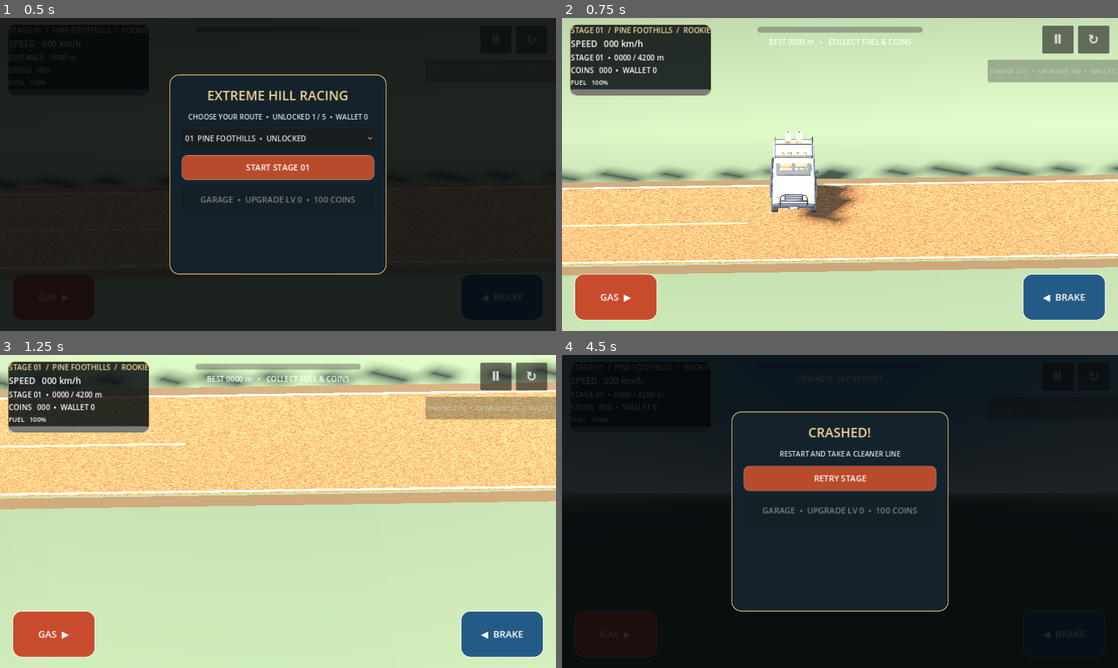
Above: before the commit, frames 1-4 (two rows, left to right).
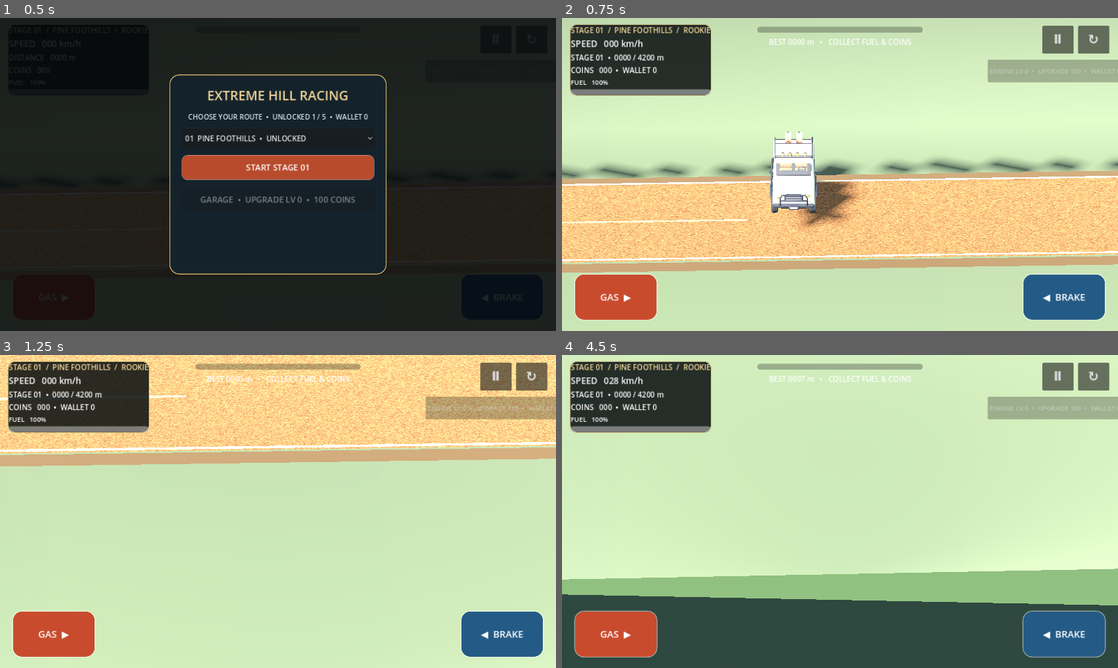
Above: after the commit, the same moments.

Repository: mahdialloui01-art/Extreme-Hill-Racing
Game: Godot game, scene res://scenes/main.tscn
Same seed, same stepped clock (60 frames per second), same inputs: the game is played once before the commit and once after it.
Inputs (mouse positions are in pixels of both pictures, inside the frame that each line leads up to):
- Up to frame 1 (0.5 s): no input
- Up to frame 2 (0.75 s): click "START STAGE 01" at 0.5 s
- Up to frame 3 (1.25 s): no input
- Up to frame 4 (4.5 s): hold Right 1.28-2 s; click (840, 477) at 2 s, where only the run after the commit has a clickable "RETRY STAGE"; click (840, 477) at 2.75 s, where only the run before the commit has a clickable "RETRY STAGE"; click (840, 477) at 3.5 s, where only the run after the commit has a clickable "RETRY STAGE"; hold Left from 4.28 s (still down)

Frame 1 is identical in both runs. In frame 2, 17% of the frame differs, in the area x 0-100%, y 38-83%; in frame 3, 33%; in frame 4, 100%, in the area x 0-100%, y 0-100%.

Commit message:
Fix vehicle suspension collider and ground contact

Diff:
--- a/scripts/car_3d.gd
+++ b/scripts/car_3d.gd
@@ -5,7 +5,7 @@
 var engine_force := ENGINE_FORCE
 const BRAKE_FORCE := 48.0
 const MAX_SPEED := 37.0
-const GRAVITY := 24.0
+const GRAVITY := 32.0
 const VEHICLE_MODEL_PATH := "res://off-road-4x4 (2).glb"
 
 var touch_accelerate := false
@@ -45,12 +45,13 @@
 func _ready() -> void:
 	motion_mode = CharacterBody3D.MOTION_MODE_GROUNDED
 	floor_max_angle = deg_to_rad(58.0)
-	floor_snap_length = 0.45
+	floor_snap_length = 1.0
+	safe_margin = 0.04
 	var collision := CollisionShape3D.new()
 	var box := BoxShape3D.new()
-	box.size = Vector3(2.7, 1.0, 1.45)
+	box.size = Vector3(2.7, 1.4, 1.45)
 	collision.shape = box
-	collision.position.y = 0.92
+	collision.position.y = 0.75
 	add_child(collision)
 	_build_vehicle()
 	_create_dust_effect()
@@ -163,7 +164,7 @@
 	velocity.z = move_toward(velocity.z, 0.0, 10.0 * delta)
 
 	if grounded:
-		velocity.y = maxf(velocity.y, -1.0)
+		velocity.y = 0.0
 		var normal := get_floor_normal()
 		var target_pitch := atan2(-normal.x, normal.y)
 		body_visual.rotation.z = lerp_angle(body_visual.rotation.z, target_pitch, minf(1.0, delta * 7.0))
